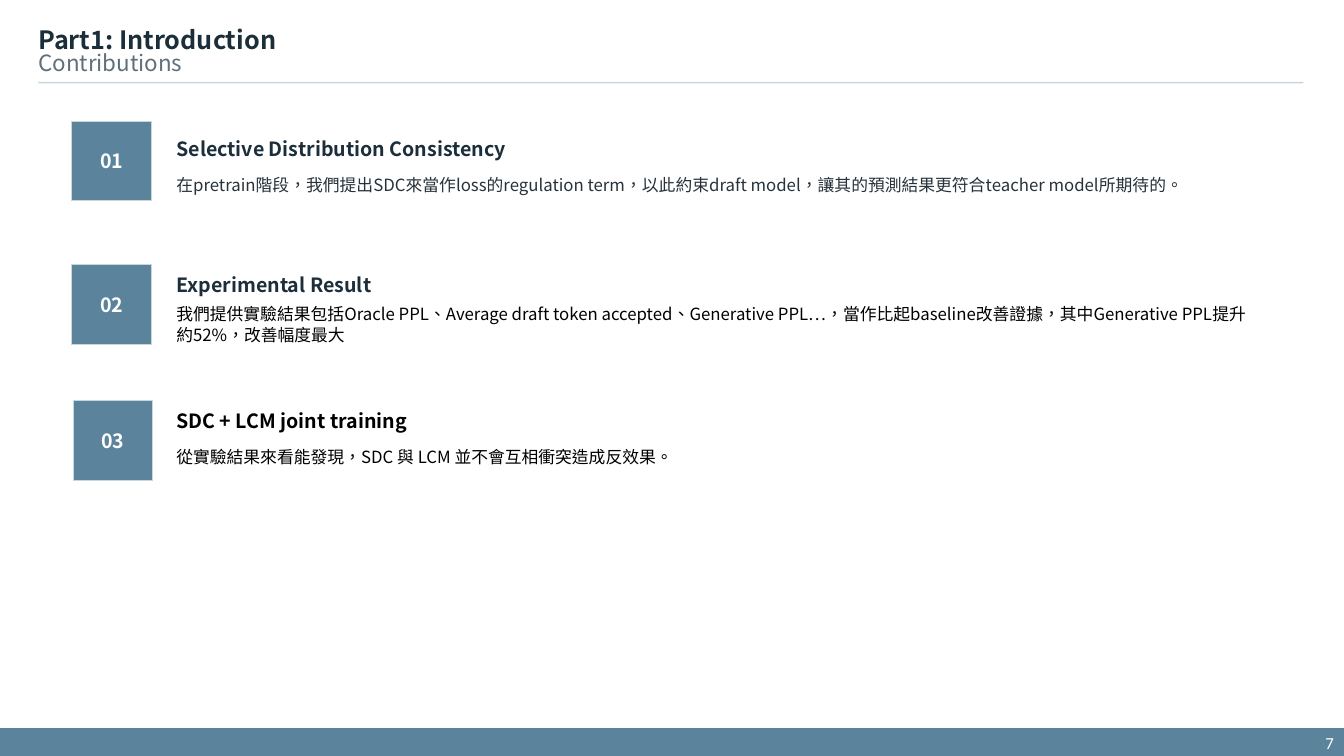
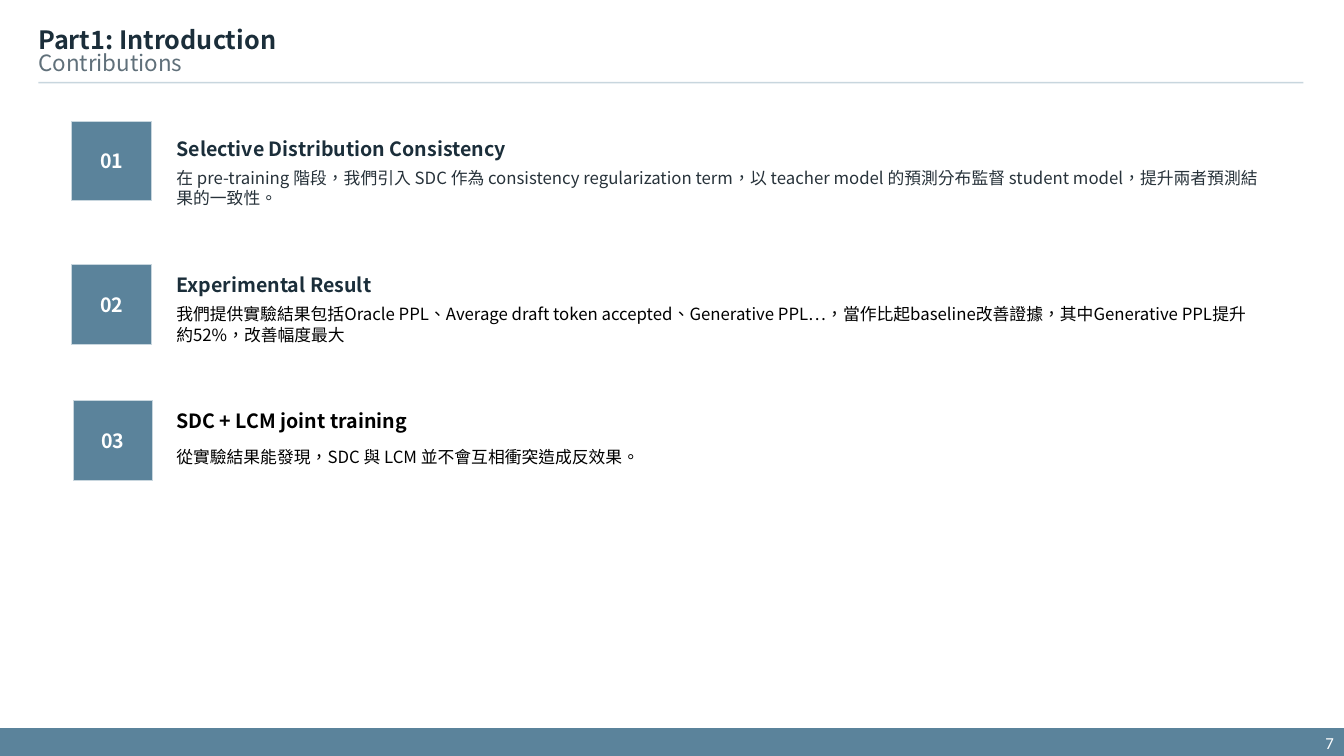
Before and after one commit to xdfg12456/llama-mtp, a slide deck: slide 7 of doc/mtp_with_consistency_method_v2.pptx. Drawn at 1344x756 pixels with LibreOffice and Linux fonts; fonts in the diff are those of the drawing. Boxes give left, top, right and bottom in pixels: in the first picture for what was removed or moved away, otherwise in the second. Text is boxed around its words. In the diff, an @@ line names an element or a change of style, - is before the commit and + after.

```diff
--- a/doc/mtp_with_consistency_method_v2.pptx
+++ b/doc/mtp_with_consistency_method_v2.pptx
@@ text at <box>176,170,1258,206</box>: text changed @@
-在pretrain階段，我們提出SDC來當作loss的regulation term，以此約束draft model，讓其的預測結果更符合teacher model所期待的。
+在 pre-training 階段，我們引入 SDC 作為 consistency regularization term，以 teacher model 的預測分布監督 student model，提升兩者預測結果的一致性。
@@ text at <box>176,449,639,465</box>: text changed @@
-從實驗結果來看能發現，SDC 與 LCM 並不會互相衝突造成反效果。
+從實驗結果能發現，SDC 與 LCM 並不會互相衝突造成反效果。
```
Also in this commit, not shown: 6 other slides changed.
